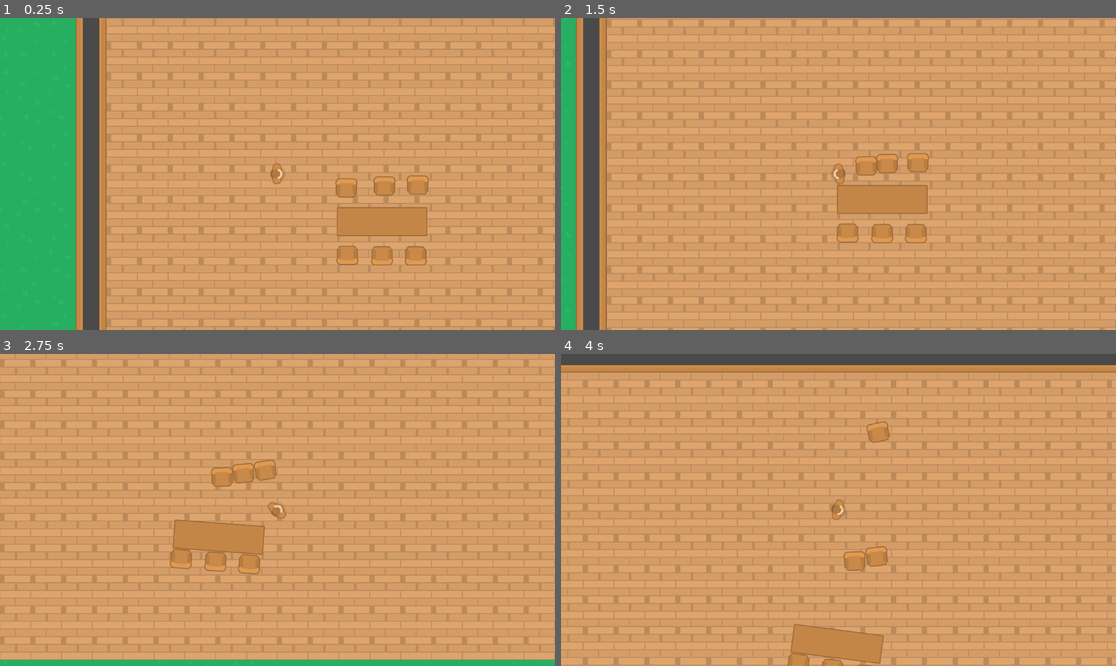
Above: before the commit, frames 1-4 (two rows, left to right).
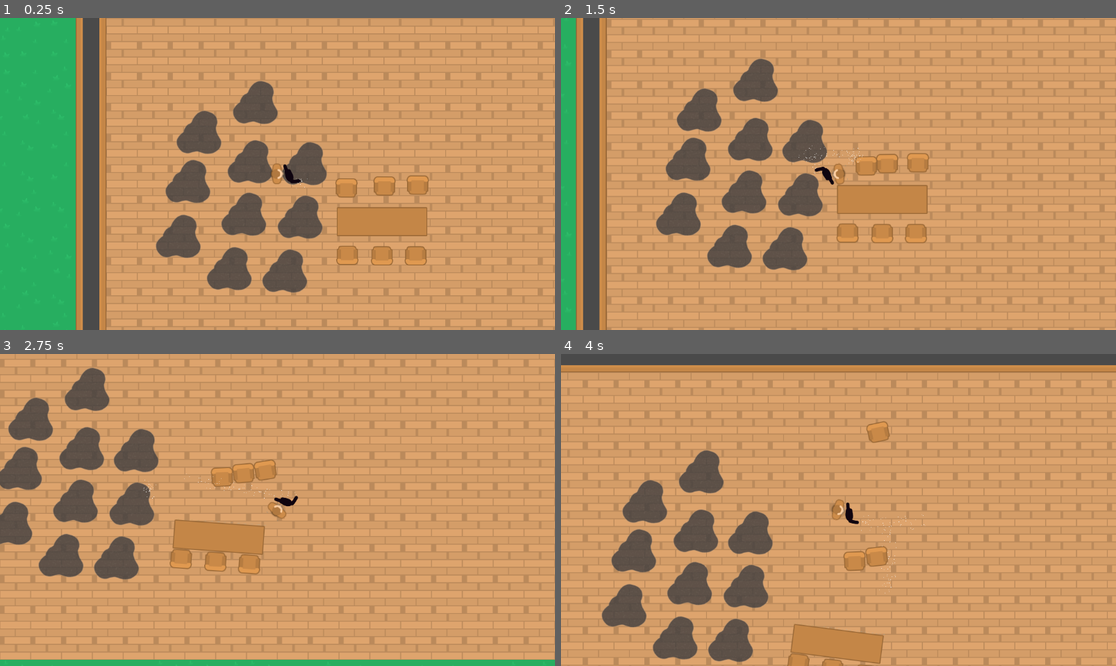
Above: after the commit, the same moments.

Repository: Laob/erase-the-dust
Game: Godot game, scene res://main.tscn
Two runs of this game, one before a commit and one after it. Both use one fixed random seed, a clock stepped at 60 frames per second and the inputs below.
Inputs (mouse positions are in pixels of both pictures, inside the frame that each line leads up to):
- Up to frame 1 (0.25 s): no input
- Up to frame 2 (1.5 s): tap Enter at 0.5 s; move the mouse to (960, 158) at 0.52 s; hold Right (ui_right) 0.53-1.28 s; move the mouse to (727, 189) at 1.27 s; hold Down (ui_down) from 1.28 s (still down)
- Up to frame 3 (2.75 s): move the mouse to (333, 441) at 2.02 s; release Down (ui_down) at 2.03 s; hold Right (ui_right) from 2.03 s (still down)
- Up to frame 4 (4 s): move the mouse to (810, 572) at 2.77 s; release Right (ui_right) at 2.78 s; hold Up (ui_up) 2.78-3.53 s; move the mouse to (1005, 556) at 3.52 s; hold Left (ui_left) from 3.53 s (still down)

The runs differ from the first frame. In frame 1, 8.0% of the frame differs, in the area x 28-59%, y 20-88%; in frame 2, 8.1%; in frame 3, 7.9%; in frame 4, 8.1%, in the area x 7-66%, y 30-99%.

Commit message:
dirt / vacuum graphics

Diff:
--- /dev/null
+++ b/components/dirt/dirt.tscn
@@ -0,0 +1,18 @@
+[gd_scene load_steps=3 format=3 uid="uid://dlvbxy7v5nfpp"]
+
+[ext_resource type="Texture2D" uid="uid://nfla3hcyu7fo" path="res://assets/vinz/dirt.png" id="1_3lrxt"]
+
+[sub_resource type="CircleShape2D" id="CircleShape2D_he5bp"]
+radius = 59.0339
+
+[node name="Dirt" type="Area2D"]
+collision_layer = 2
+collision_mask = 16
+
+[node name="CollisionShape2D" type="CollisionShape2D" parent="."]
+position = Vector2(-4, 0)
+shape = SubResource("CircleShape2D_he5bp")
+
+[node name="Dirt" type="Sprite2D" parent="."]
+scale = Vector2(0.5, 0.5)
+texture = ExtResource("1_3lrxt")
--- /dev/null
+++ b/components/vacuum/vacuum.tscn
@@ -0,0 +1,28 @@
+[gd_scene load_steps=3 format=3 uid="uid://b0le1xdxjppse"]
+
+[ext_resource type="Texture2D" uid="uid://dgsfrjg327k2v" path="res://assets/vinz/vacuum.png" id="1_f4kc7"]
+
+[sub_resource type="CircleShape2D" id="CircleShape2D_t0xnp"]
+radius = 20.025
+
+[node name="Vacuum" type="Node2D"]
+
+[node name="CPUParticles2D" type="CPUParticles2D" parent="."]
+position = Vector2(20, 8)
+amount = 100
+emission_shape = 1
+emission_sphere_radius = 18.0
+gravity = Vector2(0, 0)
+angular_velocity_min = -10.0
+angular_velocity_max = -10.0
+
+[node name="Vacuum" type="Sprite2D" parent="."]
+position = Vector2(5, -10)
+scale = Vector2(0.25, 0.25)
+texture = ExtResource("1_f4kc7")
+
+[node name="Collection" type="Area2D" parent="."]
+
+[node name="CollisionShape2D" type="CollisionShape2D" parent="Collection"]
+position = Vector2(20, 8)
+shape = SubResource("CircleShape2D_t0xnp")
--- a/levels/level1/level1.tscn
+++ b/levels/level1/level1.tscn
@@ -1,8 +1,9 @@
-[gd_scene load_steps=4 format=4 uid="uid://xj38ilcp2t11"]
+[gd_scene load_steps=5 format=4 uid="uid://xj38ilcp2t11"]
 
 [ext_resource type="TileSet" uid="uid://dv0jj0clpq0h" path="res://components/tilesets/kenney_topdown.tres" id="1_0v518"]
 [ext_resource type="PackedScene" uid="uid://vt01j7ok0nny" path="res://components/furniture/chair.tscn" id="2_42fq8"]
 [ext_resource type="PackedScene" uid="uid://c0vk6lk28r6t0" path="res://components/furniture/table.tscn" id="3_53qcy"]
+[ext_resource type="PackedScene" uid="uid://dlvbxy7v5nfpp" path="res://components/dirt/dirt.tscn" id="4_5w46f"]
 
 [node name="Level1" type="Node2D"]
 
@@ -36,3 +37,35 @@
 
 [node name="Table" parent="objects" instance=ExtResource("3_53qcy")]
 position = Vector2(572, 326)
+
+[node name="dirt" type="Node2D" parent="."]
+
+[node name="Dirt" parent="dirt" instance=ExtResource("4_5w46f")]
+position = Vector2(416, 210)
+
+[node name="Dirt2" parent="dirt" instance=ExtResource("4_5w46f")]
+position = Vector2(303, 206)
+
+[node name="Dirt3" parent="dirt" instance=ExtResource("4_5w46f")]
+position = Vector2(290, 315)
+
+[node name="Dirt4" parent="dirt" instance=ExtResource("4_5w46f")]
+position = Vector2(407, 321)
+
+[node name="Dirt5" parent="dirt" instance=ExtResource("4_5w46f")]
+position = Vector2(197, 145)
+
+[node name="Dirt6" parent="dirt" instance=ExtResource("4_5w46f")]
+position = Vector2(174, 247)
+
+[node name="Dirt7" parent="dirt" instance=ExtResource("4_5w46f")]
+position = Vector2(154, 361)
+
+[node name="Dirt8" parent="dirt" instance=ExtResource("4_5w46f")]
+position = Vector2(314, 83)
+
+[node name="Dirt9" parent="dirt" instance=ExtResource("4_5w46f")]
+position = Vector2(260, 428)
+
+[node name="Dirt10" parent="dirt" instance=ExtResource("4_5w46f")]
+position = Vector2(375, 433)
--- a/main.tscn
+++ b/main.tscn
@@ -1,7 +1,8 @@
-[gd_scene load_steps=3 format=3 uid="uid://sfle7ki2fyjg"]
+[gd_scene load_steps=4 format=3 uid="uid://sfle7ki2fyjg"]
 
 [ext_resource type="PackedScene" uid="uid://dfd6e1cxpumbx" path="res://player/player.tscn" id="1_4ddsm"]
 [ext_resource type="PackedScene" uid="uid://xj38ilcp2t11" path="res://levels/level1/level1.tscn" id="1_45uxq"]
+[ext_resource type="PackedScene" uid="uid://b0le1xdxjppse" path="res://components/vacuum/vacuum.tscn" id="3_25hpb"]
 
 [node name="main" type="Node2D"]
 
@@ -9,3 +10,6 @@
 
 [node name="Player" parent="." instance=ExtResource("1_4ddsm")]
 position = Vector2(355, 227)
+
+[node name="Vacuum" parent="Player" instance=ExtResource("3_25hpb")]
+position = Vector2(26, 6)
--- a/project.godot
+++ b/project.godot
@@ -53,8 +53,10 @@
 [layer_names]
 
 2d_physics/layer_1="Player"
+2d_physics/layer_2="Dirt"
 2d_physics/layer_3="Wall"
 2d_physics/layer_4="Furniture"
+2d_physics/layer_5="Vacuum"
 
 [physics]
 
Binary file added: assets/vinz/dirt.png
Not shown, added: assets/vinz/dirt.png.import
Binary file added: assets/vinz/vacuum.png
Not shown, added: assets/vinz/vacuum.png.import
